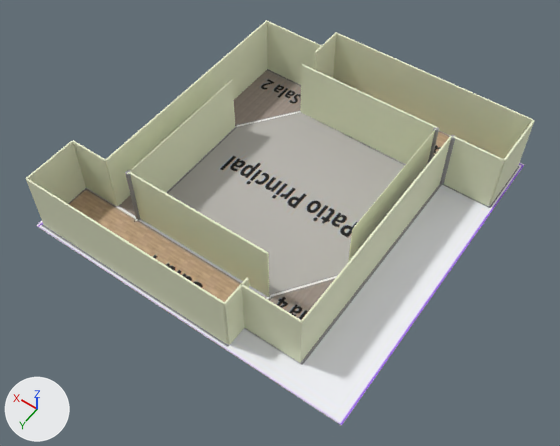
One commit to the OBJ model ProyectoFinal_Equipo07/Models/EstructuraBase.obj: the scene before it, then after it.
Both versions are drawn from a camera (50 mm lens) standing at (-113.1, 163.8, 236.5) and looking at (-6.1, 13.9, 1.0). Arrows for +X, +Y and +Z are at lower left; the lights stay in place. The older version comes first. Where no turn or scale is listed for an object, it has been applied to the vertices.
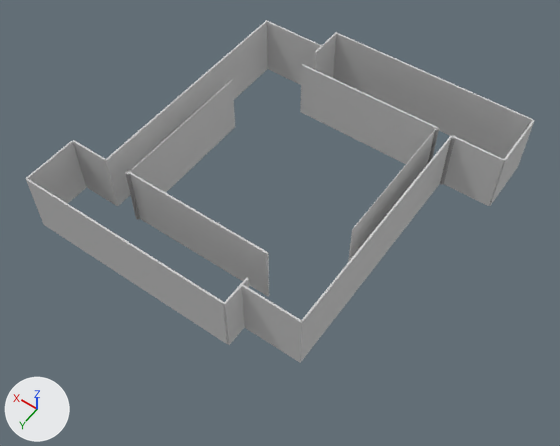
Location of each change, [x1, y1, x2, y2] in pixels of the pictures (560 x 446 px):
'Box001', deleted
    before: [36, 69, 525, 426]
'Box014', recoloured
    both: [333, 33, 533, 159]
'Box008', recoloured
    both: [26, 179, 228, 344]
'Box002', recoloured
    both: [300, 64, 437, 164]
'Box010', recoloured
    both: [105, 20, 268, 206]
'Box007', recoloured
    both: [129, 172, 269, 296]
'Box017', recoloured
    both: [301, 136, 452, 361]
'Box006', recoloured
    both: [127, 80, 235, 192]
'Box012', recoloured
    both: [444, 136, 504, 206]
'Box018', recoloured
    both: [241, 284, 302, 363]
'Box005', recoloured
    both: [348, 129, 436, 262]
'Box015', recoloured
    both: [266, 21, 322, 85]
'Box009', recoloured
    both: [26, 141, 86, 212]
'Box011', recoloured
    both: [72, 140, 116, 205]
'Box019', recoloured
    both: [223, 277, 249, 345]
'Box013', recoloured
    both: [489, 120, 534, 206]
'Box016', recoloured
    both: [314, 32, 337, 78]

Diff of the bpy script that builds the scene:
```diff
--- a/ProyectoFinal_Equipo07/Models/EstructuraBase.obj.py
+++ b/ProyectoFinal_Equipo07/Models/EstructuraBase.obj.py
@@ me_box002 @@
 me_box002.from_pydata(...)  # 8 vertices, 12 faces; spans x -39.3..22.7, y -42.3..-41.6, z 0.0..26.3
-me_box002.materials.append(mat_wire_216226162)  # pale yellow #edf2d1
+me_box002.materials.append(mat_material__28)  # picture img_map__4_color_map_tga
@@ me_box005 @@
 me_box005.from_pydata(...)  # 8 vertices, 12 faces; spans x -39.4..-39.2, y -42.0..18.0, z 0.0..26.3
-me_box005.materials.append(mat_wire_216226162)  # pale yellow #edf2d1
+me_box005.materials.append(mat_material__28)  # picture img_map__4_color_map_tga
@@ me_box006 @@
 me_box006.from_pydata(...)  # 8 vertices, 12 faces; spans x 40.2..40.4, y -18.1..43.9, z 0.0..26.3
-me_box006.materials.append(mat_wire_216226162)  # pale yellow #edf2d1
+me_box006.materials.append(mat_material__28)  # picture img_map__4_color_map_tga
@@ me_box007 @@
 me_box007.from_pydata(...)  # 8 vertices, 12 faces; spans x -21.7..40.3, y 42.4..43.2, z 0.0..26.3
-me_box007.materials.append(mat_wire_216226162)  # pale yellow #edf2d1
+me_box007.materials.append(mat_material__28)  # picture img_map__4_color_map_tga
@@ me_box008 @@
 me_box008.from_pydata(...)  # 8 vertices, 12 faces; spans x -21.7..68.0, y 66.2..67.0, z 0.0..26.3
-me_box008.materials.append(mat_wire_216226162)  # pale yellow #edf2d1
+me_box008.materials.append(mat_material__28)  # picture img_map__4_color_map_tga
@@ me_box009 @@
 me_box009.from_pydata(...)  # 8 vertices, 12 faces; spans x 67.9..68.7, y 43.6..66.6, z 0.0..26.3
-me_box009.materials.append(mat_wire_216226162)  # pale yellow #edf2d1
+me_box009.materials.append(mat_material__28)  # picture img_map__4_color_map_tga
@@ me_box010 @@
 me_box010.from_pydata(...)  # 8 vertices, 12 faces; spans x 50.9..51.7, y -56.9..43.6, z 0.0..26.3
-me_box010.materials.append(mat_wire_216226162)  # pale yellow #edf2d1
+me_box010.materials.append(mat_material__28)  # picture img_map__4_color_map_tga
@@ me_box011 @@
-me_box011.from_pydata(...)  # 8 vertices, 12 faces; spans x 51.4..68.2, y 43.0..43.8, z 0.0..26.3
-me_box011.materials.append(mat_wire_216226162)  # pale yellow #edf2d1
+me_box011.from_pydata(...)  # 8 vertices, 12 faces; spans x 51.4..68.2, y 42.8..43.6, z 0.0..26.3
+# edits to the shape of me_box011 do not show in these pictures
+me_box011.materials.append(mat_material__28)  # picture img_map__4_color_map_tga
@@ me_box012 @@
-me_box012.from_pydata(...)  # 8 vertices, 12 faces; spans x -67.4..-46.6, y -41.8..-40.9, z 0.0..26.3
-me_box012.materials.append(mat_wire_216226162)  # pale yellow #edf2d1
+me_box012.from_pydata(...)  # 8 vertices, 12 faces; spans x -67.4..-46.6, y -41.8..-41.0, z 0.0..26.3
+# edits to the shape of me_box012 do not show in these pictures
+me_box012.materials.append(mat_material__28)  # picture img_map__4_color_map_tga
@@ me_box013 @@
-me_box013.from_pydata(...)  # 8 vertices, 12 faces; spans x -68.0..-67.1, y -66.9..-41.6, z 0.0..26.3
-me_box013.materials.append(mat_wire_216226162)  # pale yellow #edf2d1
+me_box013.from_pydata(...)  # 8 vertices, 12 faces; spans x -67.9..-67.2, y -66.9..-41.6, z 0.0..26.3
+me_box013.materials.append(mat_material__28)  # picture img_map__4_color_map_tga
@@ me_box014 @@
 me_box014.from_pydata(...)  # 8 vertices, 12 faces; spans x -67.2..22.4, y -67.5..-66.7, z 0.0..26.3
-me_box014.materials.append(mat_wire_216226162)  # pale yellow #edf2d1
+me_box014.materials.append(mat_material__28)  # picture img_map__4_color_map_tga
@@ me_box015 @@
 me_box015.from_pydata(...)  # 8 vertices, 12 faces; spans x 22.7..51.4, y -56.8..-56.0, z 0.0..26.3
-me_box015.materials.append(mat_wire_216226162)  # pale yellow #edf2d1
+me_box015.materials.append(mat_material__28)  # picture img_map__4_color_map_tga
@@ me_box016 @@
 me_box016.from_pydata(...)  # 8 vertices, 12 faces; spans x 22.2..23.0, y -67.6..-51.6, z 0.0..26.3
-me_box016.materials.append(mat_wire_216226162)  # pale yellow #edf2d1
+me_box016.materials.append(mat_material__28)  # picture img_map__4_color_map_tga
@@ me_box017 @@
 me_box017.from_pydata(...)  # 8 vertices, 12 faces; spans x -46.3..-45.5, y -41.1..58.0, z 0.0..26.3
-me_box017.materials.append(mat_wire_216226162)  # pale yellow #edf2d1
+me_box017.materials.append(mat_material__28)  # picture img_map__4_color_map_tga
@@ me_box018 @@
 me_box018.from_pydata(...)  # 8 vertices, 12 faces; spans x -46.2..-21.9, y 57.5..58.3, z 0.0..26.3
-me_box018.materials.append(mat_wire_216226162)  # pale yellow #edf2d1
+me_box018.materials.append(mat_material__28)  # picture img_map__4_color_map_tga
@@ me_box019 @@
 me_box019.from_pydata(...)  # 8 vertices, 12 faces; spans x -22.5..-21.7, y 54.4..66.8, z 0.0..26.3
-me_box019.materials.append(mat_wire_216226162)  # pale yellow #edf2d1
+me_box019.materials.append(mat_material__28)  # picture img_map__4_color_map_tga
@@ ob_box001 @@
-ob_box001 = bpy.data.objects.new('Box001', me_box001)
```
